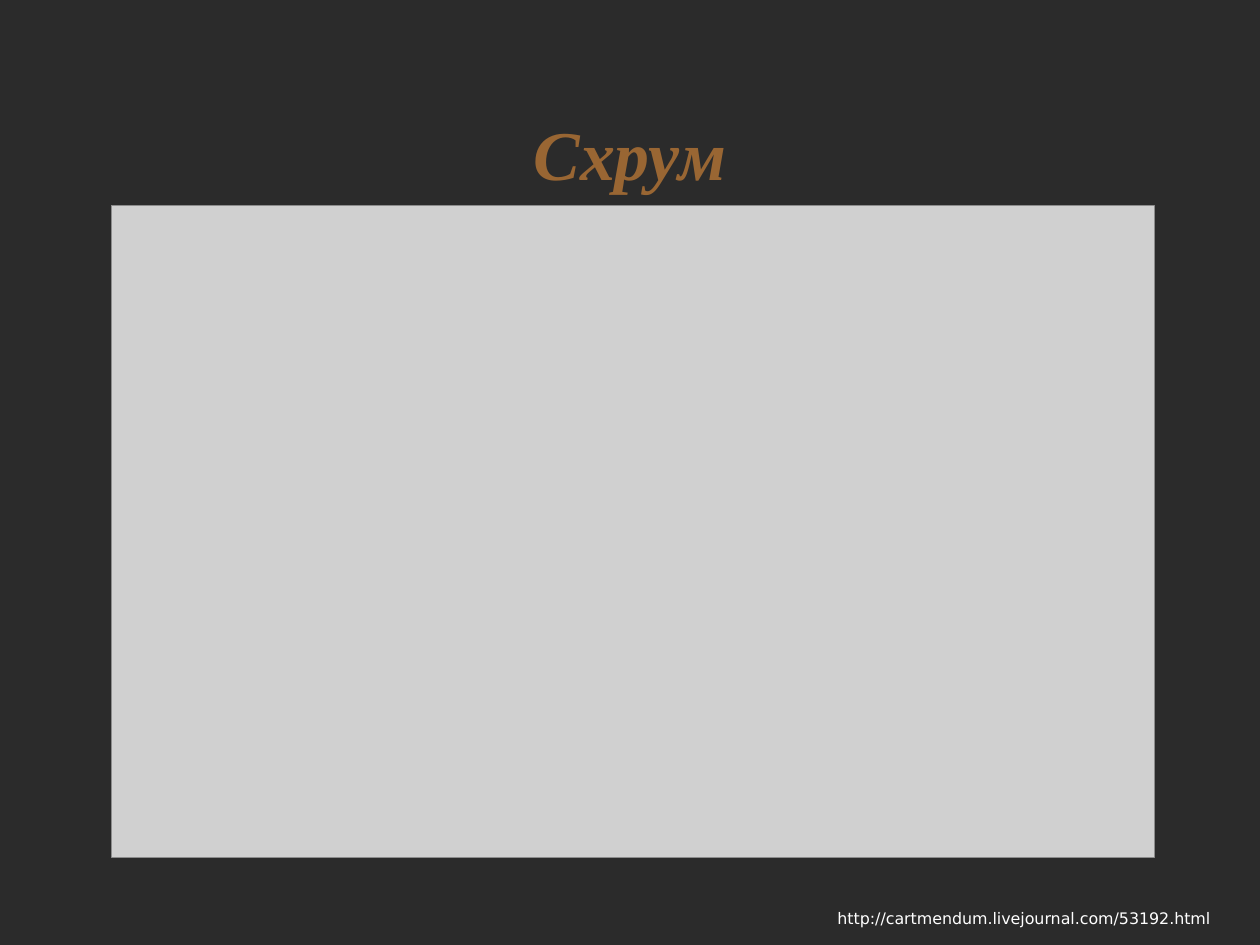
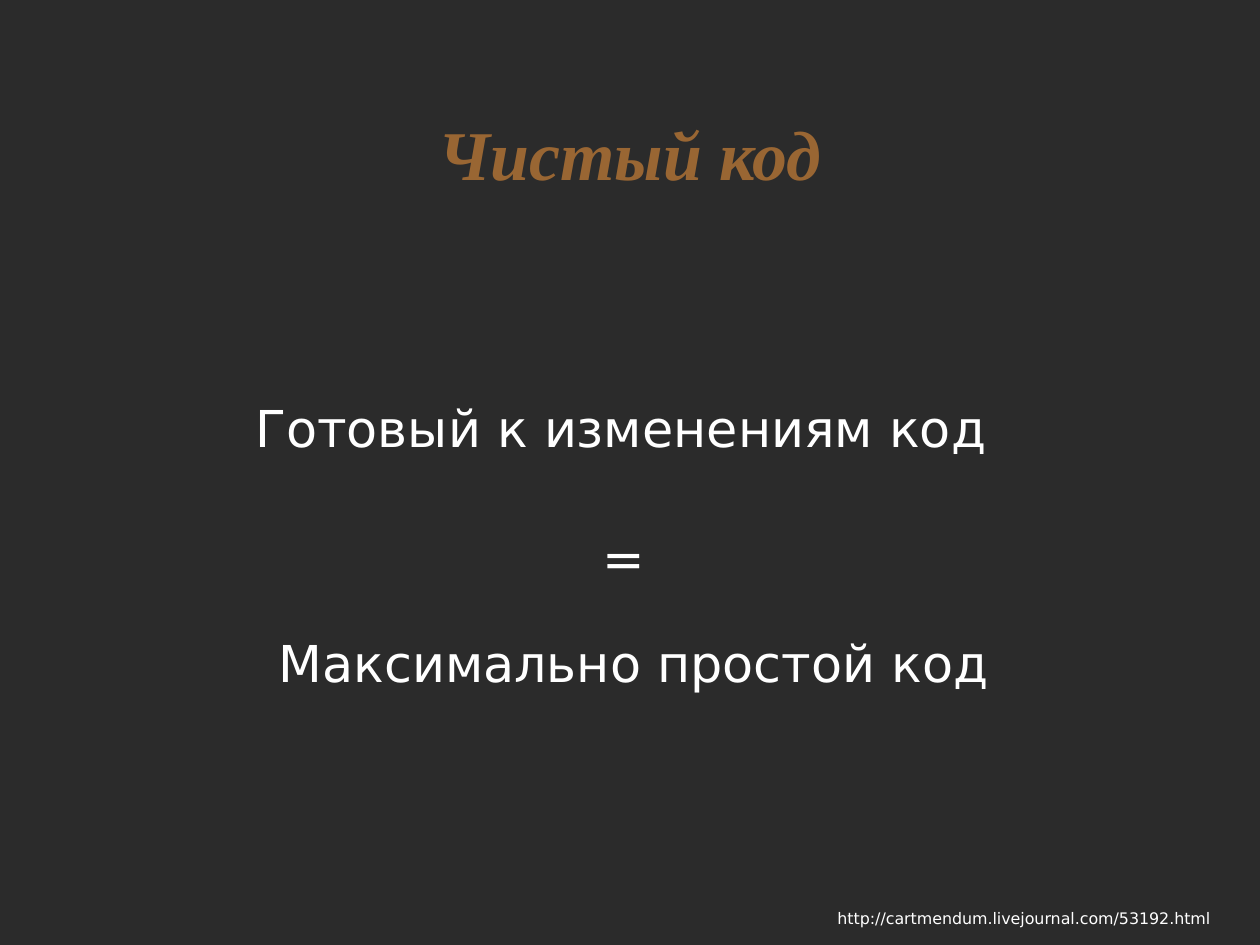
Before and after one commit to asolntsev/presentations, a slide deck: slide 17 of agile-technical-practices/agile-church.odp (slide 16 before the commit). Drawn at 1260x945 pixels with LibreOffice and Linux fonts; fonts in the diff are those of the drawing; grey boxes stand for pictures; background and template pictures are left out; a plain dark background stands for a picture behind light text. Boxes give left, top, right and bottom in pixels: in the first picture for what was removed or moved away, otherwise in the second. Text is boxed around its words. In the diff, an @@ line names an element or a change of style, - is before the commit and + after.

```diff
--- a/agile-technical-practices/agile-church.odp
+++ b/agile-technical-practices/agile-church.odp
@@ title at bbox=[438, 130, 821, 181]: text changed @@
-Схрум
+Чистый код
@@ picture removed at bbox=[112, 206, 1155, 858] @@
@@ text added at bbox=[255, 408, 986, 454], 32 pt, text #FFFFFF @@
+Готовый к изменениям код
@@ text added at bbox=[413, 521, 836, 592], 32 pt, text #FFFFFF @@
+=
@@ text added at bbox=[278, 643, 988, 693], 32 pt, text #FFFFFF @@
+Максимально простой код
```
Also in this commit, not shown: 3 other slides changed, 2 slides added, 1 slide removed.
